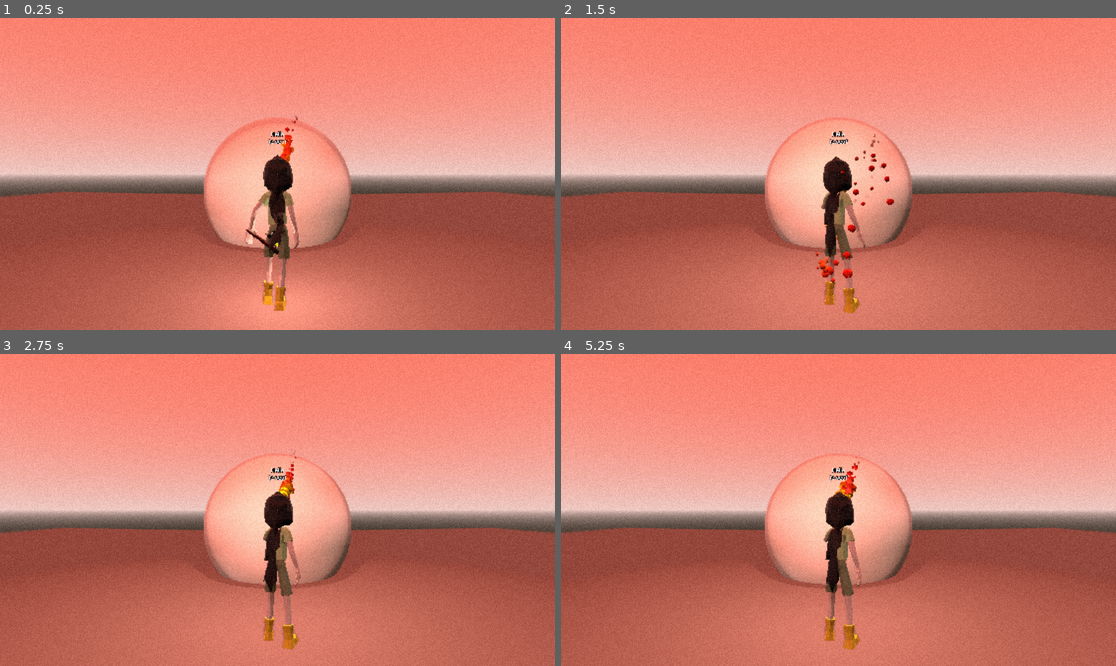
Above: before the commit, frames 1-4 (two rows, left to right).
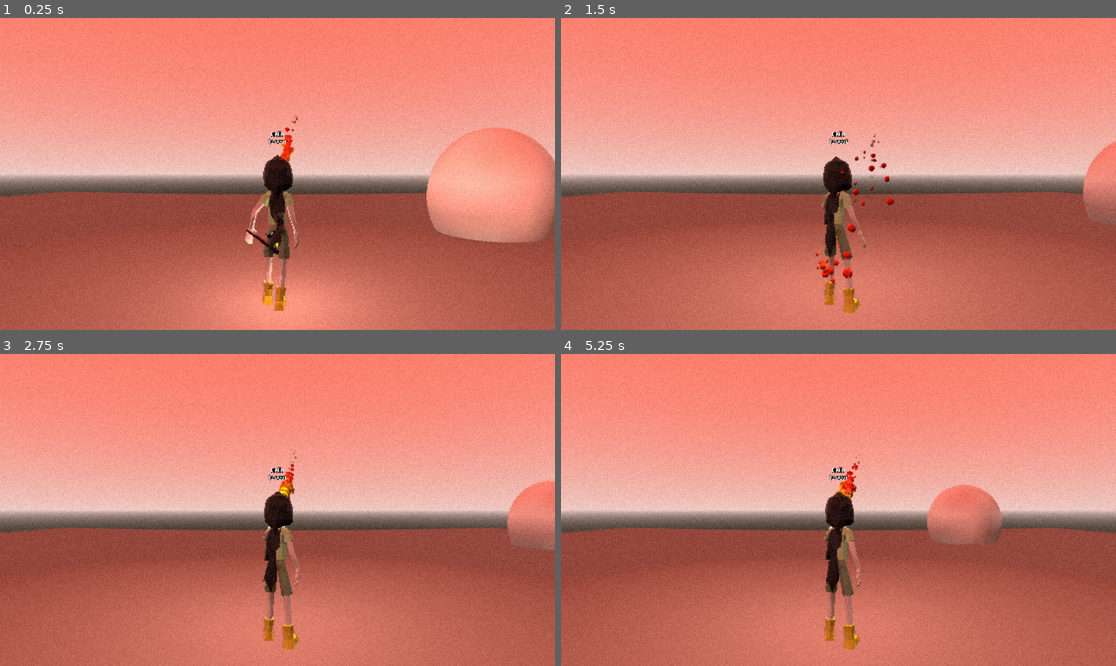
Above: after the commit, the same moments.

Repository: GreenDjango/BrackeysJam2026.1
Game: Godot game, scene res://src/scenes/game.tscn
Same seed, same stepped clock (60 frames per second), same inputs: the game is played once before the commit and once after it.
Inputs (mouse positions are in pixels of both pictures, inside the frame that each line leads up to):
- Up to frame 1 (0.25 s): no input
- Up to frame 2 (1.5 s): move the mouse to (960, 158) at 0.52 s; move the mouse to (727, 189) at 1.27 s
- Up to frame 3 (2.75 s): move the mouse to (333, 441) at 2.02 s
- Up to frame 4 (5.25 s): move the mouse to (810, 572) at 2.77 s; move the mouse to (1005, 556) at 3.52 s; move the mouse to (672, 463) at 4.27 s; move the mouse to (866, 510) at 5.02 s

The runs differ from the first frame. In frame 1, 13% of the frame differs, in the area x 36-100%, y 32-74%; in frame 2, 6.4%; in frame 3, 6.8%; in frame 4, 7.4%.

Commit message:
Add demo path

Diff:
--- a/src/entities/player.tscn
+++ b/src/entities/player.tscn
@@ -194,10 +194,10 @@
 [node name="MainCharacter" parent="." unique_id=1015311831 instance=ExtResource("1_cusn3")]
 transform = Transform3D(-1, 0, -8.742278e-08, 0, 1, 0, 8.742278e-08, 0, -1, 0, 0, 0)
 
-[node name="Armature" parent="MainCharacter" index="0" unique_id=932743045]
+[node name="Armature" parent="MainCharacter" index="0" unique_id=599338251]
 transform = Transform3D(0.01, 0, 0, 0, -4.3711387e-10, -0.01, 0, 0.01, -4.3711387e-10, 0, 0, 0)
 
-[node name="Skeleton3D" parent="MainCharacter/Armature" index="0" unique_id=915333526]
+[node name="Skeleton3D" parent="MainCharacter/Armature" index="0" unique_id=1719986212]
 bones/0/position = Vector3(2.385511, -3.4569077, -260.3428)
 bones/0/rotation = Quaternion(-0.668815, -0.17455222, 0.17949446, 0.6999998)
 bones/1/position = Vector3(8.34465e-07, 19.411194, -0.35083914)
--- a/src/scenes/game.tscn
+++ b/src/scenes/game.tscn
@@ -26,6 +26,9 @@
 		if $Player.current_life < $Player.max_life:
 			grain_shader.set_shader_parameter(\"grain_size\", grain_size - 0.2)
 			#grain_shader.set_shader_parameter(\"grain_amount\", grain_amount - 0.01)
+
+func _process(delta: float) -> void:
+	$Path3D/PathFollow3D.progress_ratio += delta / 20.0
 "
 
 [sub_resource type="Shader" id="Shader_covw0"]
@@ -126,12 +129,23 @@
 		rotation.x = clamp(rotation.x, min_vertical_angle, max_vertical_angle)
 "
 
+[sub_resource type="Curve3D" id="Curve3D_qfxj7"]
+closed = true
+_data = {
+"points": PackedVector3Array(0, 0, 0, 0, 0, 0, 13.69969, 2.5061684, -9.705795, 0, 0, 0, 0, 0, 0, 29.863, 2.506, -10.551, 0, 0, 0, 0, 0, 0, 31.943, 2.506, -19.371, 0, 0, 0, 0, 0, 0, 28.059, 2.506, -26.948, 0, 0, 0, 0, 0, 0, 17.588, 2.506, -28.538, 0, 0, 0, 0, 0, 0, 9.004, 2.506, -28.321, 0, 0, 0, 0, 0, 0, 3.406, 2.506, -23.216, 0, 0, 0, 0, 0, 0, -3.559, 2.506, -17.606, 0, 0, 0, 0, 0, 0, -12.736, 2.506, -13.457, 0, 0, 0, 0, 0, 0, -26.731585, 4.625519, -9.2014065, 0, 0, 0, 0, 0, 0, -32.453545, 5.903839, -11.865137, 0, 0, 0, 0, 0, 0, -36.605232, 8.695938, -18.28857, 0, 0, 0, 0, 0, 0, -34.29055, 10.94981, -23.884663, 0, 0, 0, 0, 0, 0, -24.19964, 12.160839, -27.53313, 0, 0, 0, 0, 0, 0, -15.900351, 12.127201, -28.053982, 0, 0, 0, 0, 0, 0, -8.443341, 9.906979, -23.247559, 0, 0, 0, 0, 0, 0, -4.2986116, 8.662308, -20.550453, 0, 0, 0, 0, 0, 0, -1.8619584, 7.1148796, -17.134335, 0, 0, 0, 0, 0, 0, 1.6157899, 5.197418, -12.875996),
+"tilts": PackedFloat32Array(0, 0, 0, 0, 0, 0, 0, 0, 0, 0, 0, 0, 0, 0, 0, 0, 0, 0, 0)
+}
+point_count = 19
+
 [sub_resource type="StandardMaterial3D" id="StandardMaterial3D_qfxj7"]
 
 [sub_resource type="SphereMesh" id="SphereMesh_qfxj7"]
 material = SubResource("StandardMaterial3D_qfxj7")
 radius = 5.0
 height = 10.0
+
+[sub_resource type="SphereShape3D" id="SphereShape3D_qfxj7"]
+radius = 5.0
 
 [sub_resource type="PlaneMesh" id="PlaneMesh_qfxj7"]
 size = Vector2(10, 10)
@@ -198,10 +212,23 @@
 
 [node name="Camera3D" type="Camera3D" parent="Player/SpringArm3D" unique_id=391964210]
 
-[node name="Boule3D" type="MeshInstance3D" parent="." unique_id=902182902]
-transform = Transform3D(1, 0, 0, 0, 1, 0, 0, 0, 1, 0, 2.9429712, -11.210842)
+[node name="Path3D" type="Path3D" parent="." unique_id=1417264825]
+curve = SubResource("Curve3D_qfxj7")
+
+[node name="PathFollow3D" type="PathFollow3D" parent="Path3D" unique_id=1580898727]
+transform = Transform3D(-0.31870916, -0.065658584, -0.945563, -0.75317967, 0.62318164, 0.21058984, 0.57543856, 0.7793042, -0.2480675, 13.699693, 2.5061686, -9.705795)
+progress = 171.78822
+
+[node name="Boule3D" type="AnimatableBody3D" parent="Path3D/PathFollow3D" unique_id=1910222882]
+sync_to_physics = false
+
+[node name="MeshInstance3D" type="MeshInstance3D" parent="Path3D/PathFollow3D/Boule3D" unique_id=902182902]
+transform = Transform3D(1.0000088, 0, 0, 5.9604645e-08, 1.0000058, -1.4901161e-08, 0, -2.9802322e-08, 1.0000037, 0, 0, 0)
 layers = 3
 mesh = SubResource("SphereMesh_qfxj7")
+
+[node name="CollisionShape3D" type="CollisionShape3D" parent="Path3D/PathFollow3D/Boule3D" unique_id=1884811548]
+shape = SubResource("SphereShape3D_qfxj7")
 
 [node name="Ground" type="StaticBody3D" parent="." unique_id=1429971742]
 
Not shown: 1 places in src/entities/player.tscn that only renumber resources
Not shown, added: src/entities/torch.gd.uid
Not shown, removed: src/scenes/.DS_Store
